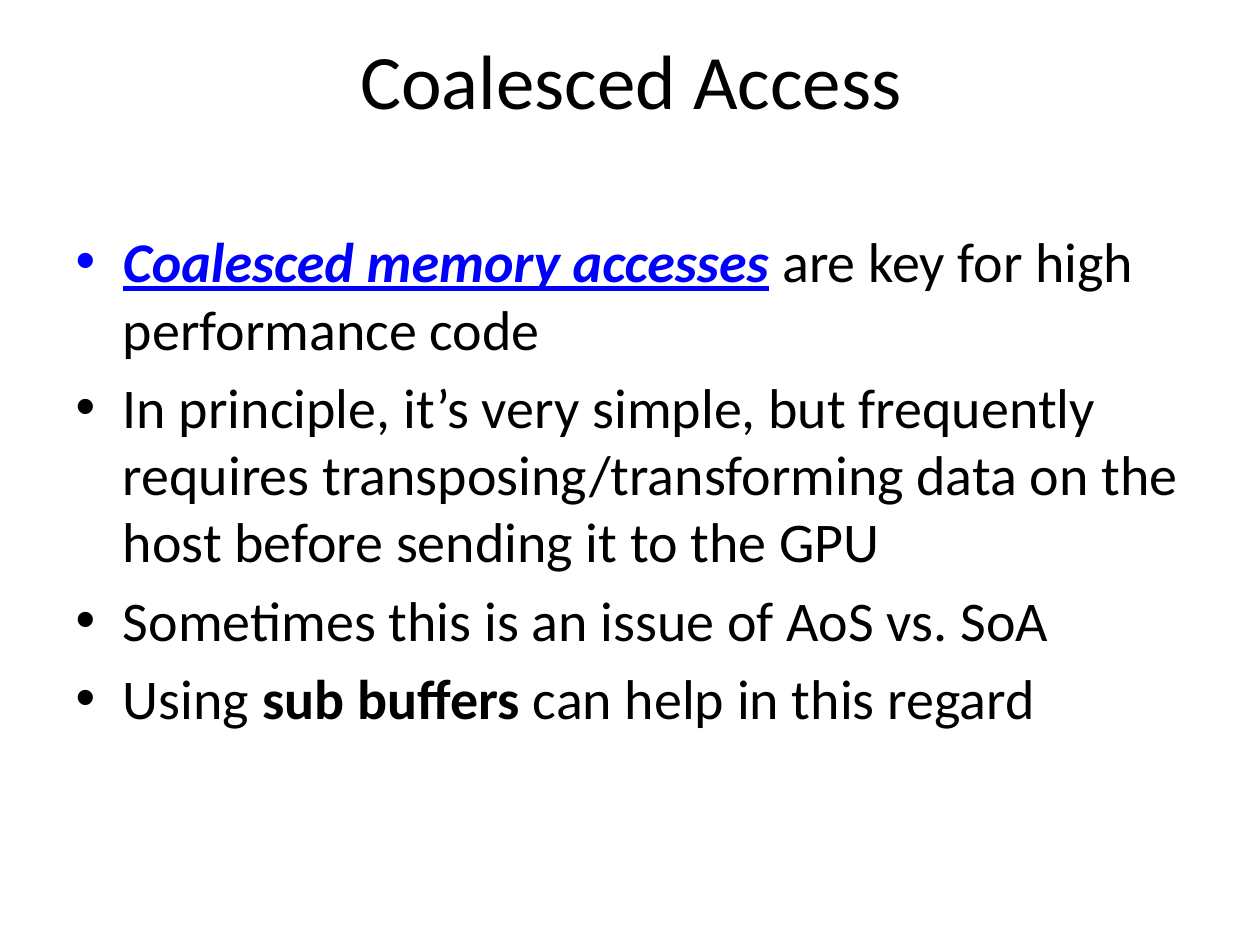
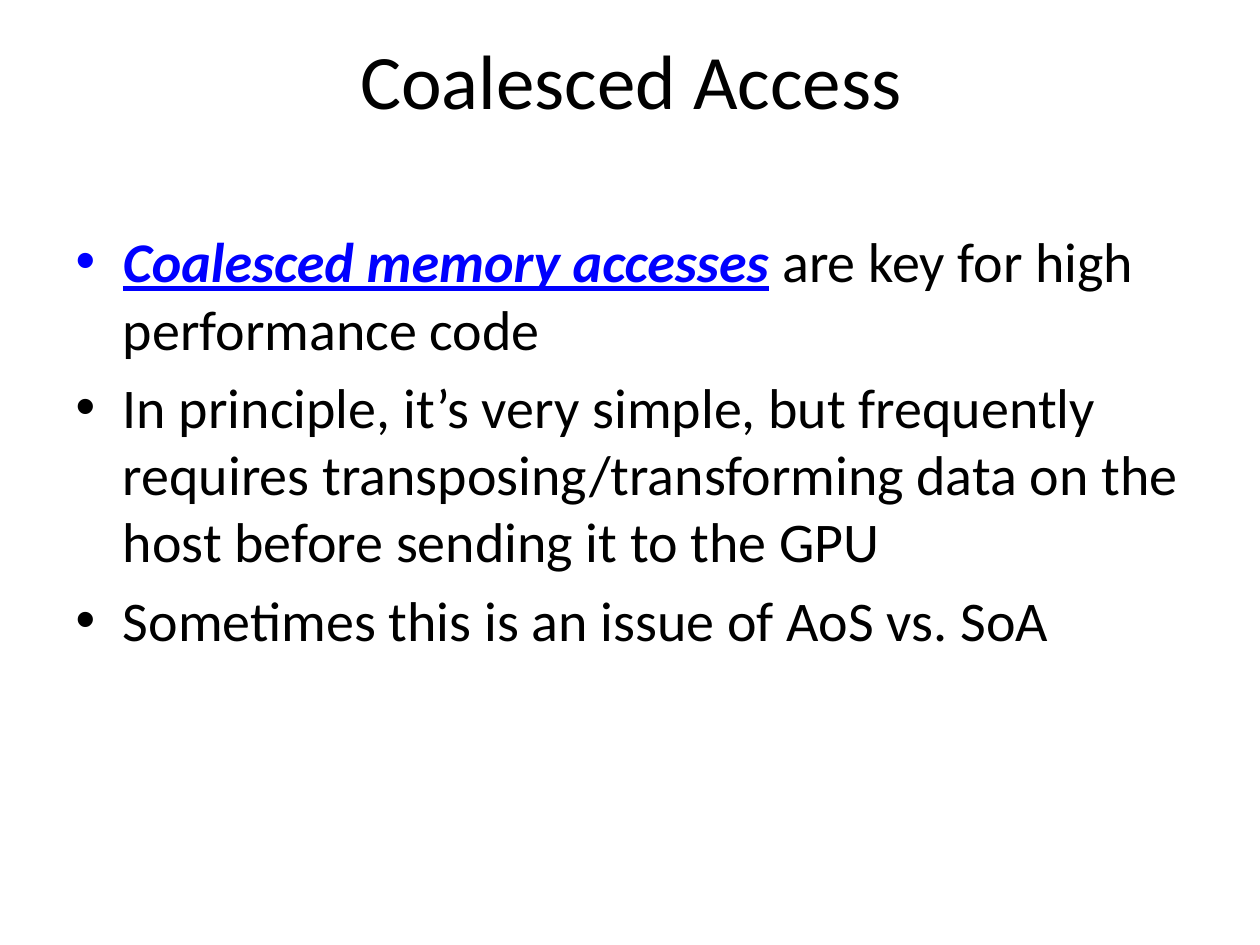
Before and after one commit to UoB-HPC/opencl-training-code, a slide deck: slide 46 of slides/advanced_part3.pptx (slide 45 before the commit). Drawn at 1260x945 pixels with LibreOffice and Linux fonts; fonts in the diff are those of the drawing. Boxes give left, top, right and bottom in pixels: in the first picture for what was removed or moved away, otherwise in the second. Text is boxed around its words. In the diff, an @@ line names an element or a change of style, - is before the commit and + after.

```diff
--- a/slides/advanced_part3.pptx
+++ b/slides/advanced_part3.pptx
@@ text at (123,679,1034,729): paragraph removed @@
-• Using sub buffers can help in this regard
```
Also in this commit, not shown: 46 other slides changed, 2 slides added, 1 slide removed, 1 other file.
